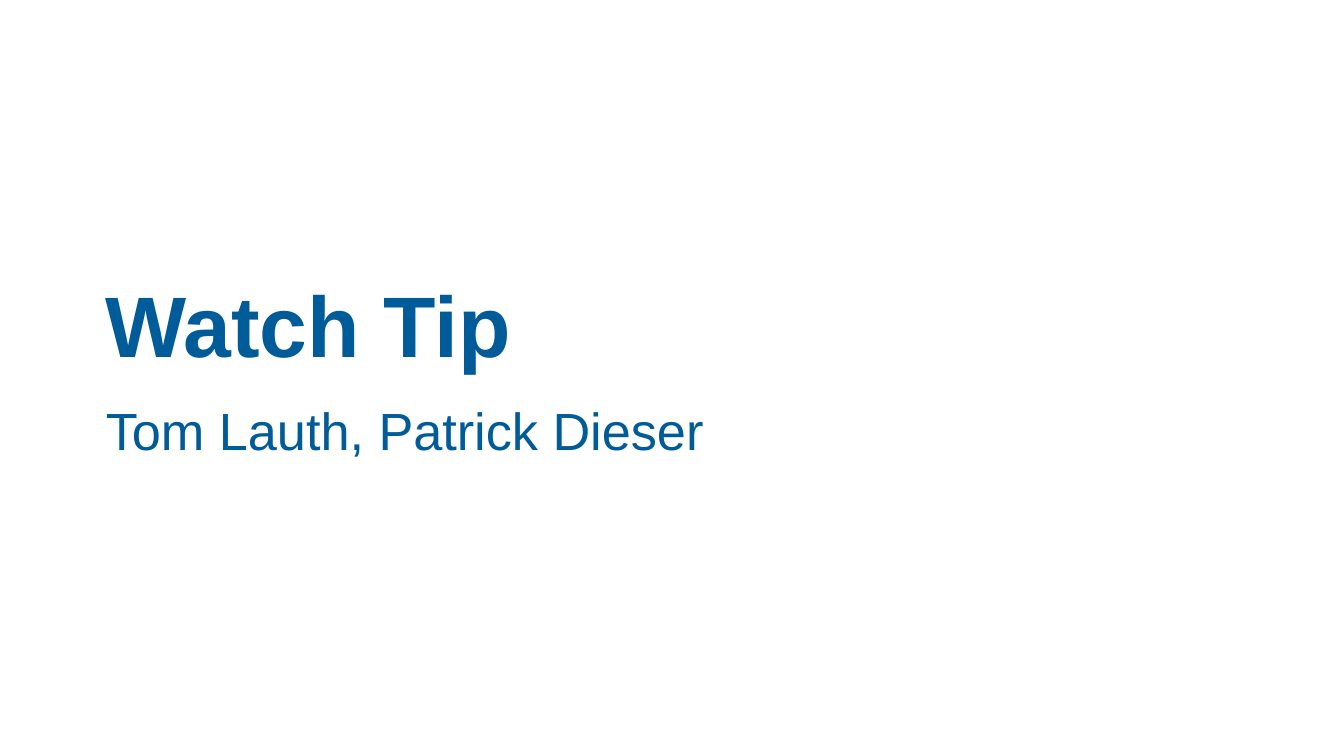
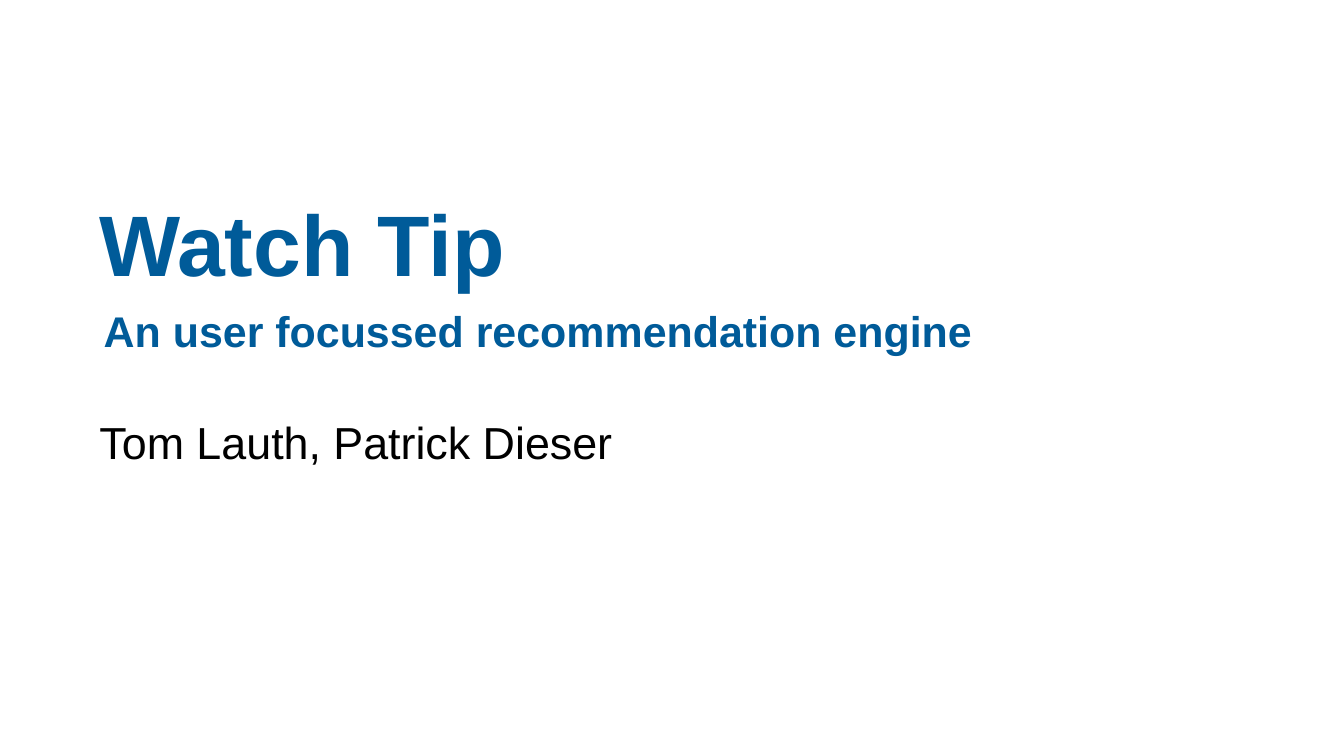
Before and after one commit to Padinator/Watch-Tip, a slide deck: slide 1 of slides-decks/pitch-presentation.pptx. Drawn at 1344x756 pixels with LibreOffice and Linux fonts; fonts in the diff are those of the drawing; background and template pictures are left out. Boxes give left, top, right and bottom in pixels: in the first picture for what was removed or moved away, otherwise in the second. Text is boxed around its words. In the diff, an @@ line names an element or a change of style, - is before the commit and + after.

```diff
--- a/slides-decks/pitch-presentation.pptx
+++ b/slides-decks/pitch-presentation.pptx
@@ title "Watch Tip": place and size @@
-title "Watch Tip" at bbox=[106, 294, 511, 373]
+title "Watch Tip" at bbox=[99, 213, 504, 292]
@@ subtitle added at bbox=[104, 316, 971, 356], 23 pt, text #005B99, bold @@
+An user focussed recommendation engine
@@ text "Tom Lauth, Patrick Dieser": place and size @@
-text "Tom Lauth, Patrick Dieser" at bbox=[106, 412, 704, 457]
+text "Tom Lauth, Patrick Dieser" at bbox=[99, 426, 612, 465]
@@ text "Tom Lauth, Patrick Dieser" at bbox=[99, 426, 612, 465]: size 28 to 24 pt, text colour #005B99 to #000000 @@
```
Also in this commit, not shown: 6 other slides changed, 2 slides added, 1 other file.
